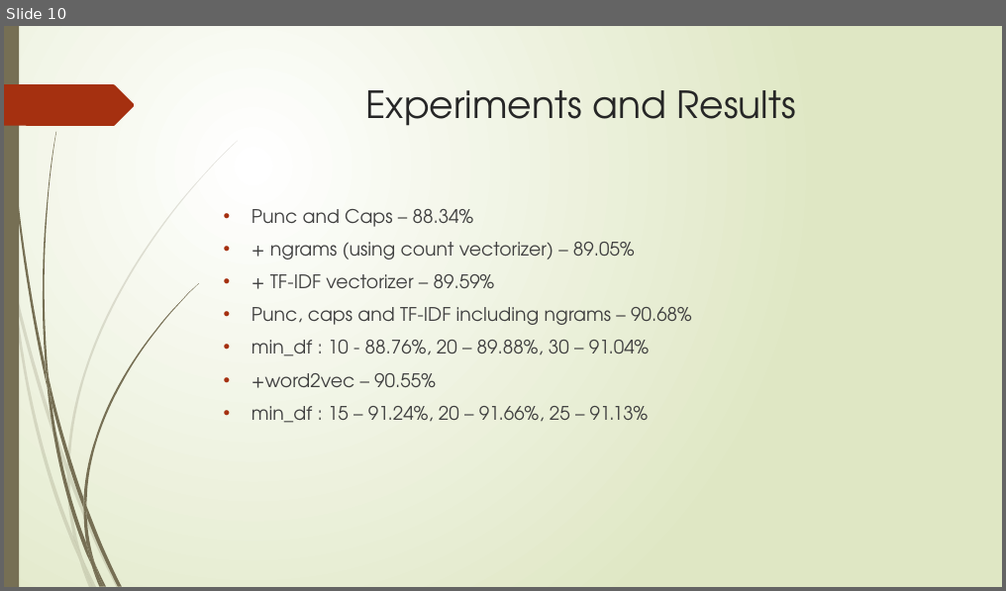
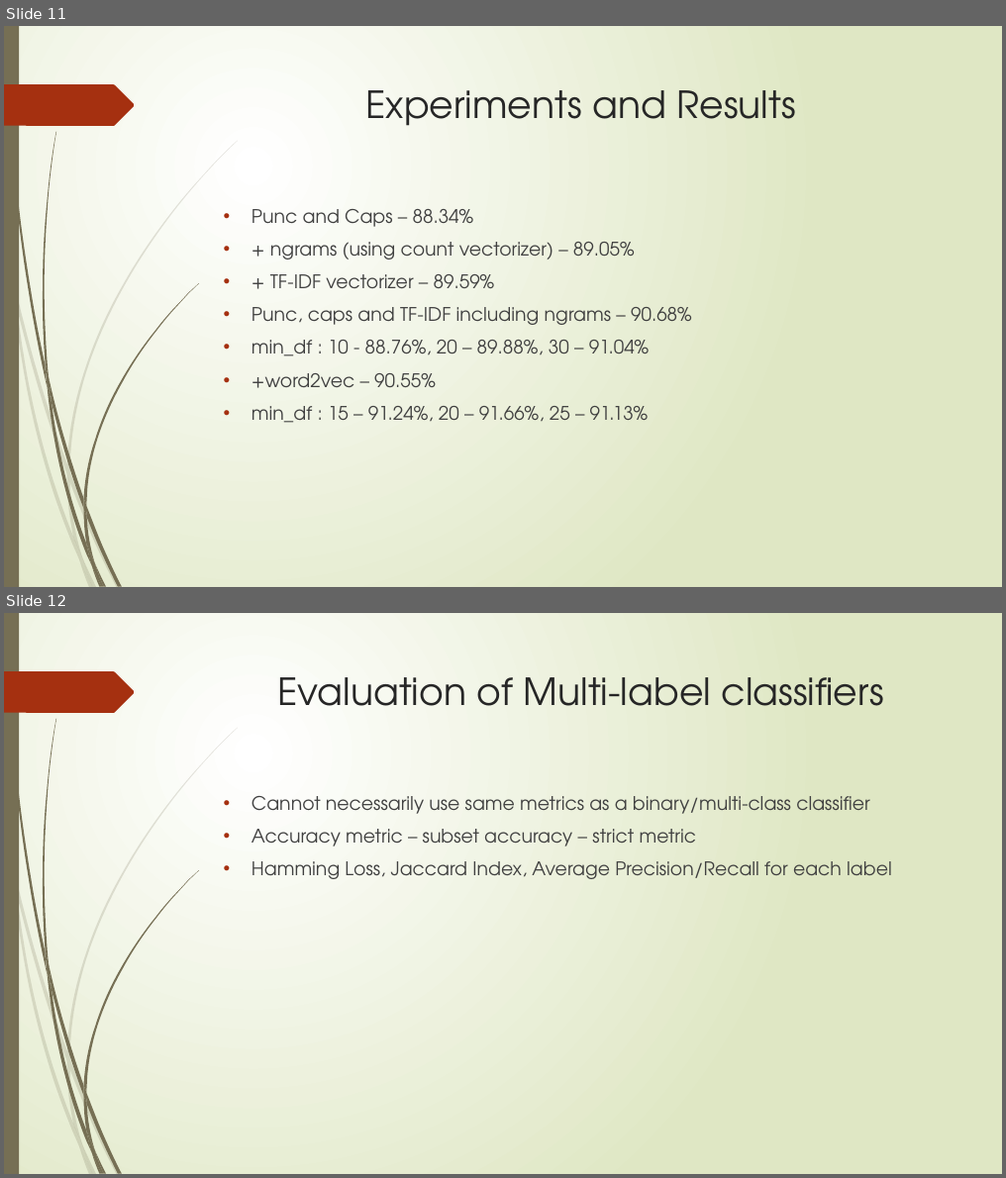
Before and after one commit to AdityaSridhar/ToxicCommentsClassifier, a slide deck: NLP_Project_Presentation.pptx. Shown one above the other, each under a label of ours: slide 10 before the commit, slides 11 and 12 after it. The pictures are 1006x591 and 1006x1178 pixels, drawn with LibreOffice and Linux fonts; fonts in the diff are those of the drawing. Boxes give left, top, right and bottom in pixels: in the first picture for what was removed or moved away, otherwise in the second. Text is boxed around its words. In the diff, an @@ line names an element or a change of style, - is before the commit and + after.

```diff
--- a/NLP_Project_Presentation.pptx
+++ b/NLP_Project_Presentation.pptx
@@ slide 12 added at bbox=[4, 613, 1002, 1174], background gradient #FFFFFF to #DFE8C4; not listed: 24 template elements that a slide beside it also shows @@
@@ title added at bbox=[278, 677, 884, 706], 36 pt, text #262626 @@
+Evaluation of Multi-label classifiers
@@ text added at bbox=[252, 796, 892, 879], 18 pt, text #404040 @@
+• Cannot necessarily use same metrics as a binary/multi-class classifier
+• Accuracy metric – subset accuracy – strict metric
+• Hamming Loss, Jaccard Index, Average Precision/Recall for each label
@@ what was slide 10 is now slide 11 @@
```
Also in this commit, not shown: 2 slides changed, 3 other slides added, 4 slides removed, 1 other file.
